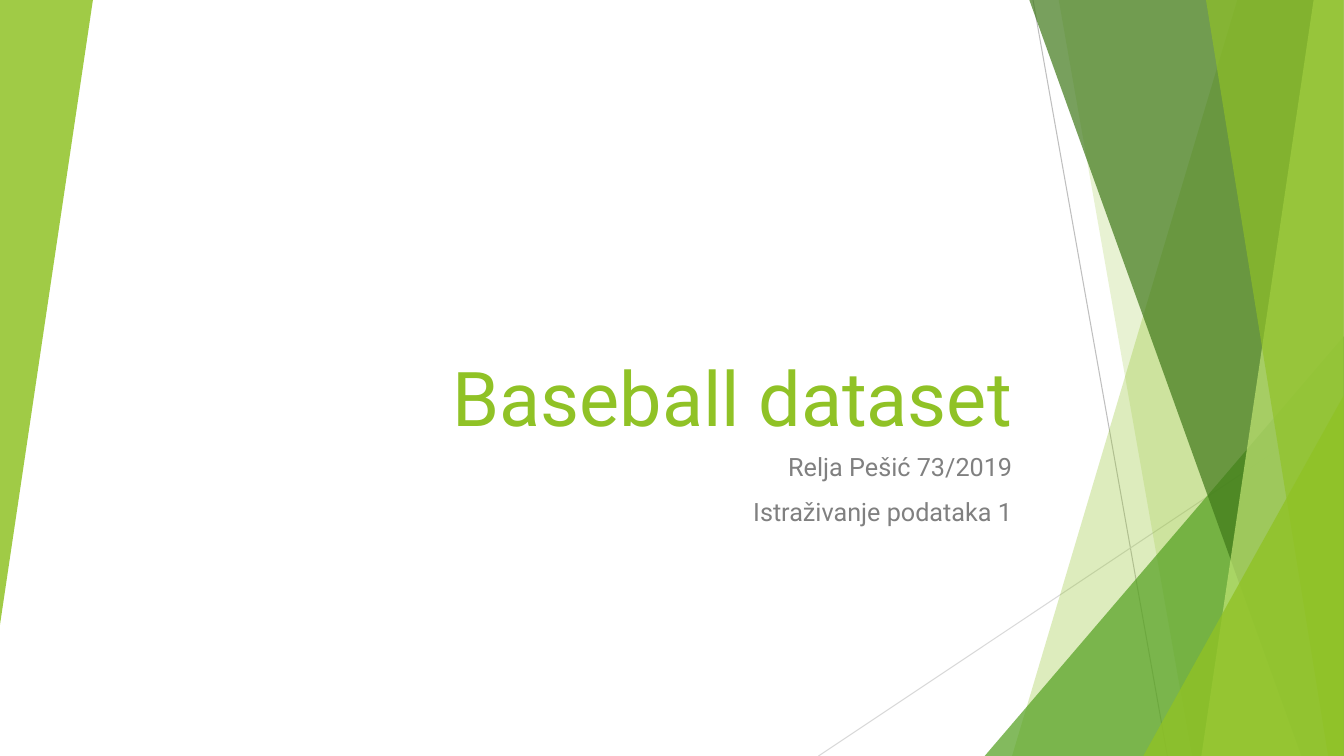
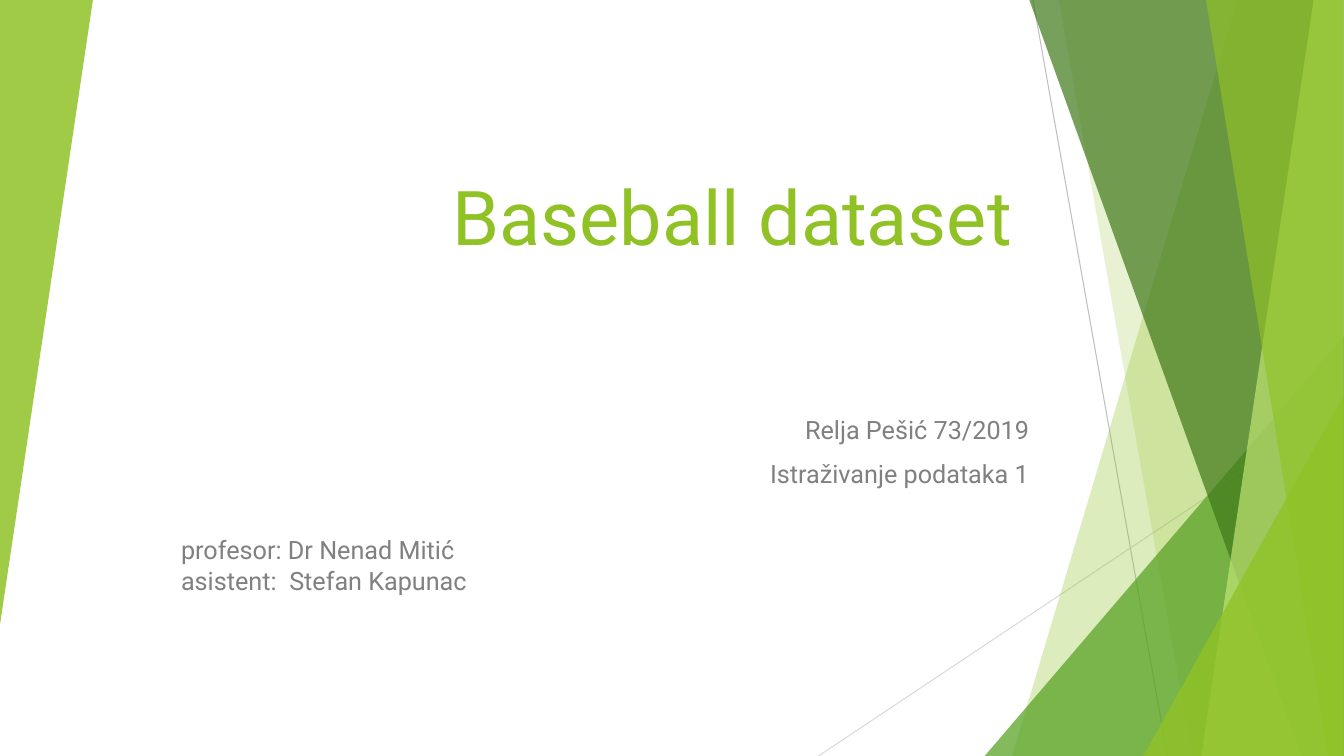
Before and after one commit to MATF-istrazivanje-podataka-1/2023_Data_Mining_Baseball_Dataset, a slide deck: slide 1 of presentation.pptx. Drawn at 1344x756 pixels with LibreOffice and Linux fonts; fonts in the diff are those of the drawing. Boxes give left, top, right and bottom in pixels: in the first picture for what was removed or moved away, otherwise in the second. Text is boxed around its words. In the diff, an @@ line names an element or a change of style, - is before the commit and + after.

```diff
--- a/presentation.pptx
+++ b/presentation.pptx
@@ title "Baseball dataset": place and size @@
-title "Baseball dataset" at box(452, 369, 1012, 427)
+title "Baseball dataset" at box(452, 188, 1012, 246)
@@ text "Relja Pešić 73/2019": place and size @@
-text "Relja Pešić 73/2019" at box(753, 457, 1012, 527)
+text "Relja Pešić 73/2019" at box(770, 420, 1029, 489)
@@ subtitle added at box(181, 540, 466, 595), 18 pt, text #808080 @@
+profesor: Dr Nenad Mitić
+asistent: Stefan Kapunac
```
Also in this commit, not shown: 8 other slides changed, 3 slides added, 3 slides removed.
